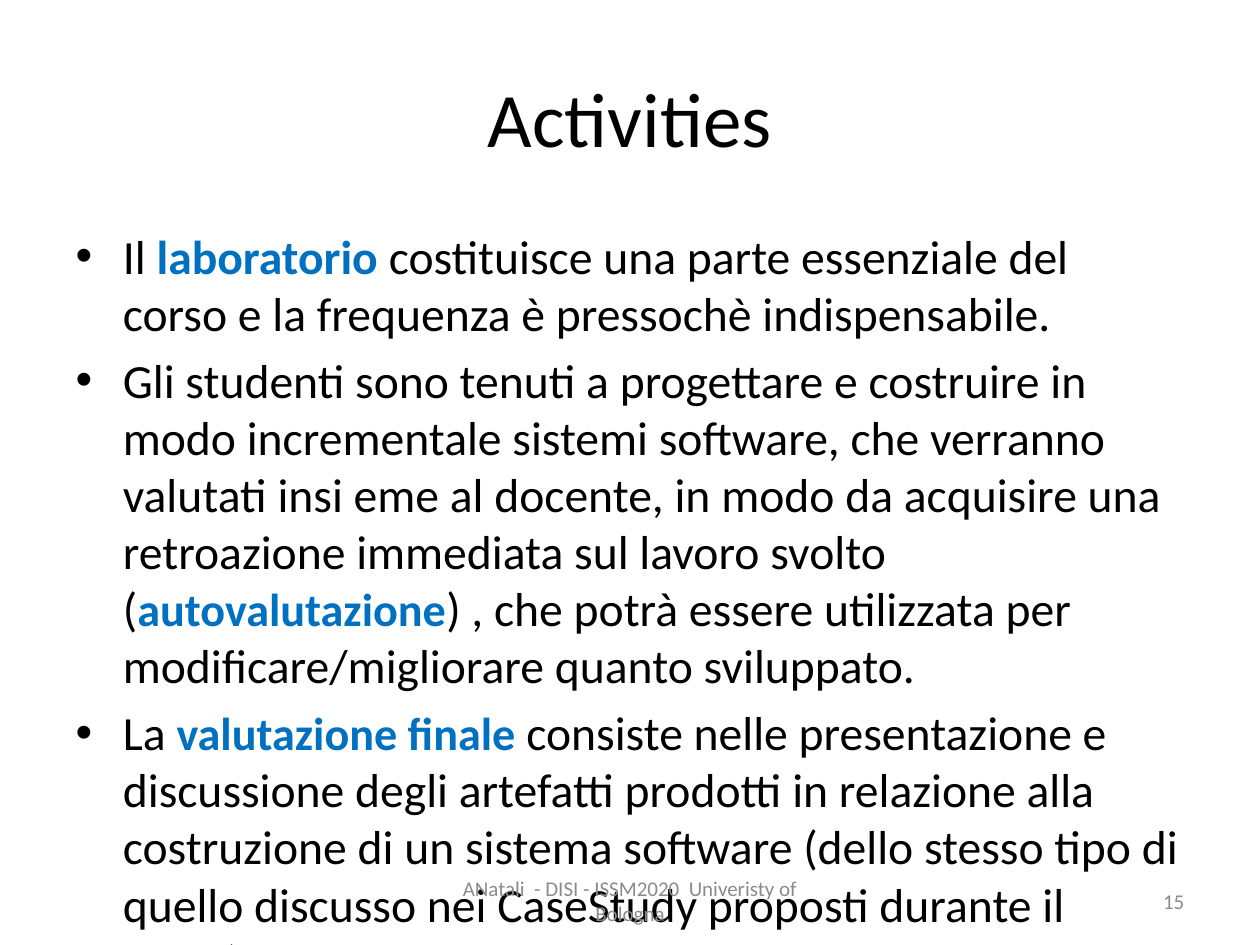
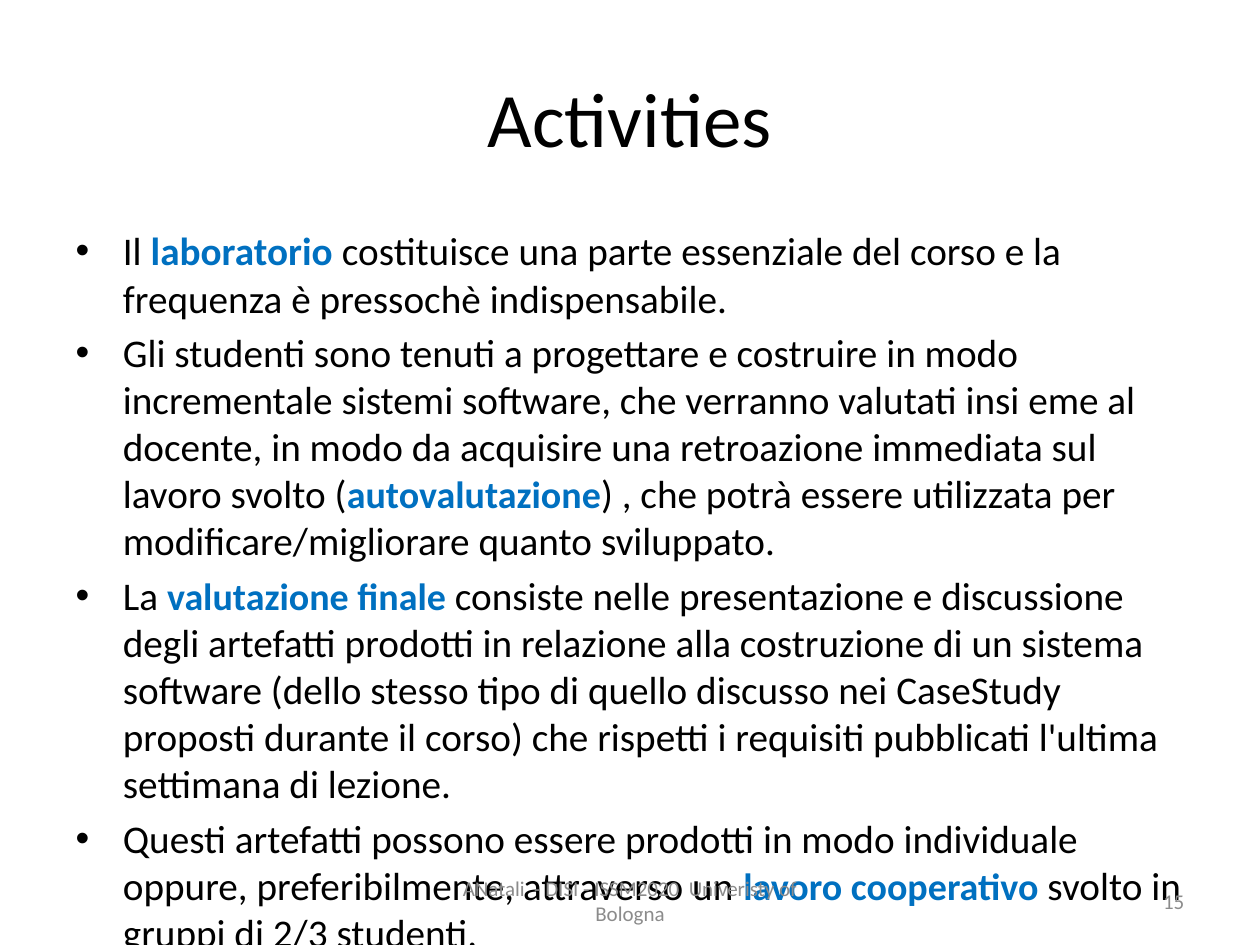
Before and after one commit to anatali/iss2020LabBo, a slide deck: slide 15 of it.unibo.issLabStart/userDocs/ISSM2020.pptx. Drawn at 1260x945 pixels with LibreOffice and Linux fonts; fonts in the diff are those of the drawing. Boxes give left, top, right and bottom in pixels: in the first picture for what was removed or moved away, otherwise in the second. Text is boxed around its words. In the diff, an @@ line names an element or a change of style, - is before the commit and + after.

```diff
--- a/it.unibo.issLabStart/userDocs/ISSM2020.pptx
+++ b/it.unibo.issLabStart/userDocs/ISSM2020.pptx
@@ text "Il laboratorio costituisce una parte ..." at bbox=[123, 237, 1181, 909]: size 27.2 to 22.4 pt; size 26.4 to 21.7 pt in "(autovalutazione)", "valutazione finale", "lavoro cooperativo" @@
```
Also in this commit, not shown: 7 other slides changed, 16 other files.
